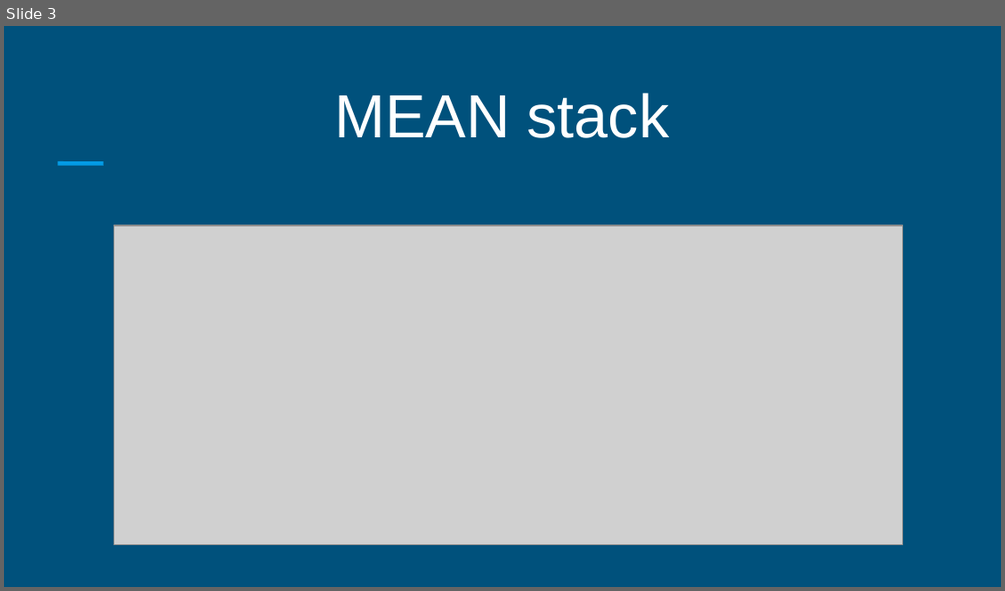
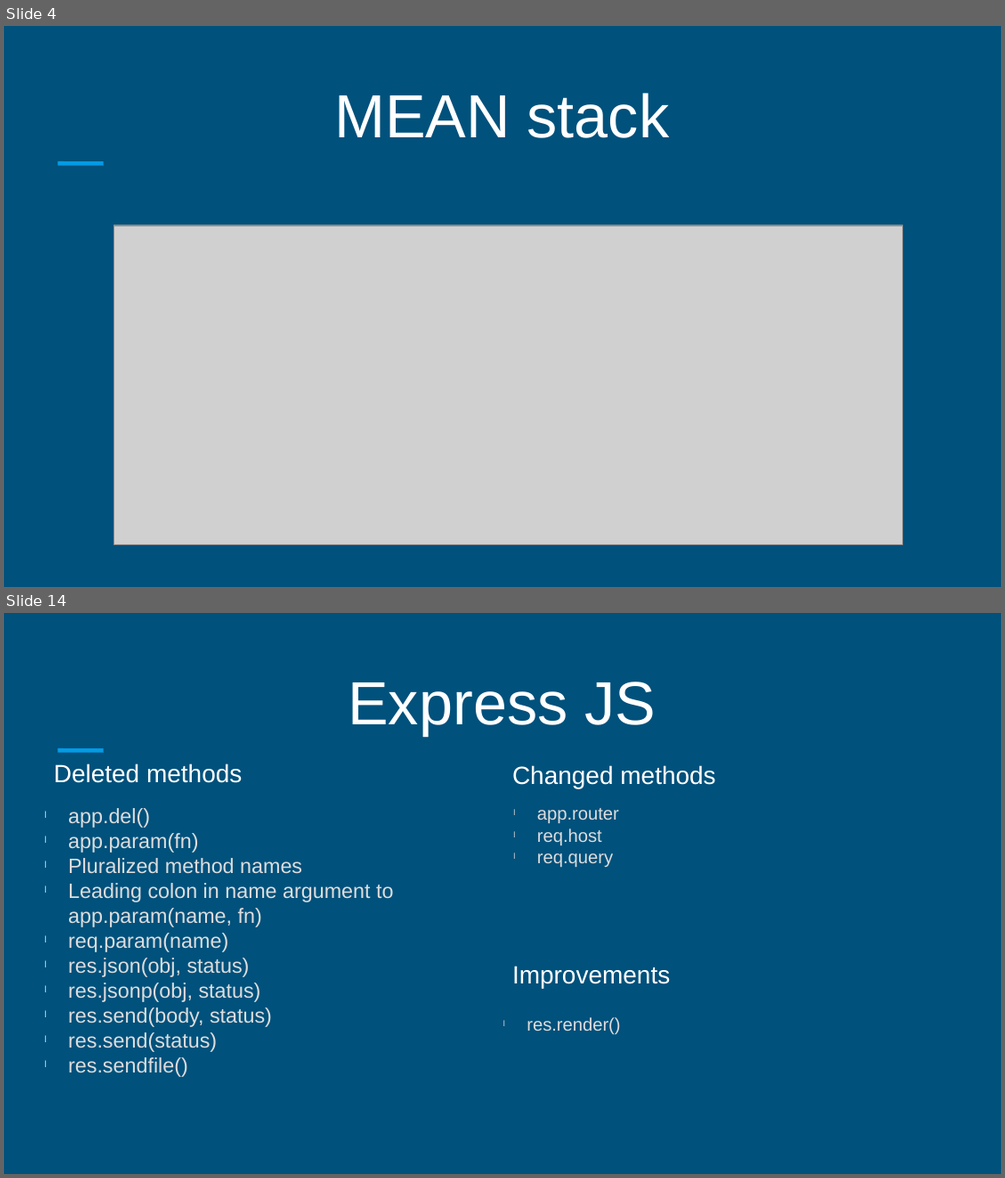
Before and after one commit to keylink/mean-stack, a slide deck: docs/mean.pptx. Shown one above the other, each under a label of ours: slide 3 before the commit, slides 4 and 14 after it; the slides between them are not shown. The pictures are 1005x591 and 1005x1178 pixels, drawn with LibreOffice and Linux fonts; fonts in the diff are those of the drawing; grey boxes stand for pictures. Boxes give left, top, right and bottom in pixels: in the first picture for what was removed or moved away, otherwise in the second. Text is boxed around its words. In the diff, an @@ line names an element or a change of style, - is before the commit and + after.

```diff
--- a/docs/mean.pptx
+++ b/docs/mean.pptx
@@ slide 14 added at (4,613,1001,1174), background #00517C; not listed: 1 template element that a slide beside it also shows @@
@@ text added at (348,682,655,735), 44 pt, text #FFFFFF @@
+Express JS
@@ text added at (54,763,242,783), 18 pt, text #FFFFFF @@
+Deleted methods
@@ text added at (512,765,715,788), 18 pt, text #FFFFFF @@
+Changed methods
@@ text added at (68,808,393,1077), 15 pt, text #DDDDDD @@
+l app.del()
+l app.param(fn)
+l Pluralized method names
+l Leading colon in name argument to app.param(name, fn)
+l req.param(name)
+l res.json(obj, status)
+l res.jsonp(obj, status)
+l res.send(body, status)
+l res.send(status)
+l res.sendfile()
@@ text added at (537,808,619,868), 13 pt, text #DDDDDD @@
+l app.router
+l req.host
+l req.query
@@ text added at (512,965,670,988), 18 pt, text #FFFFFF @@
+Improvements
@@ text added at (526,1017,620,1035), 13 pt, text #DDDDDD @@
+l res.render()
@@ what was slide 3 is now slide 4 @@
```
Also in this commit, not shown: 2 slides changed, 18 other slides added, 5 slides removed.
